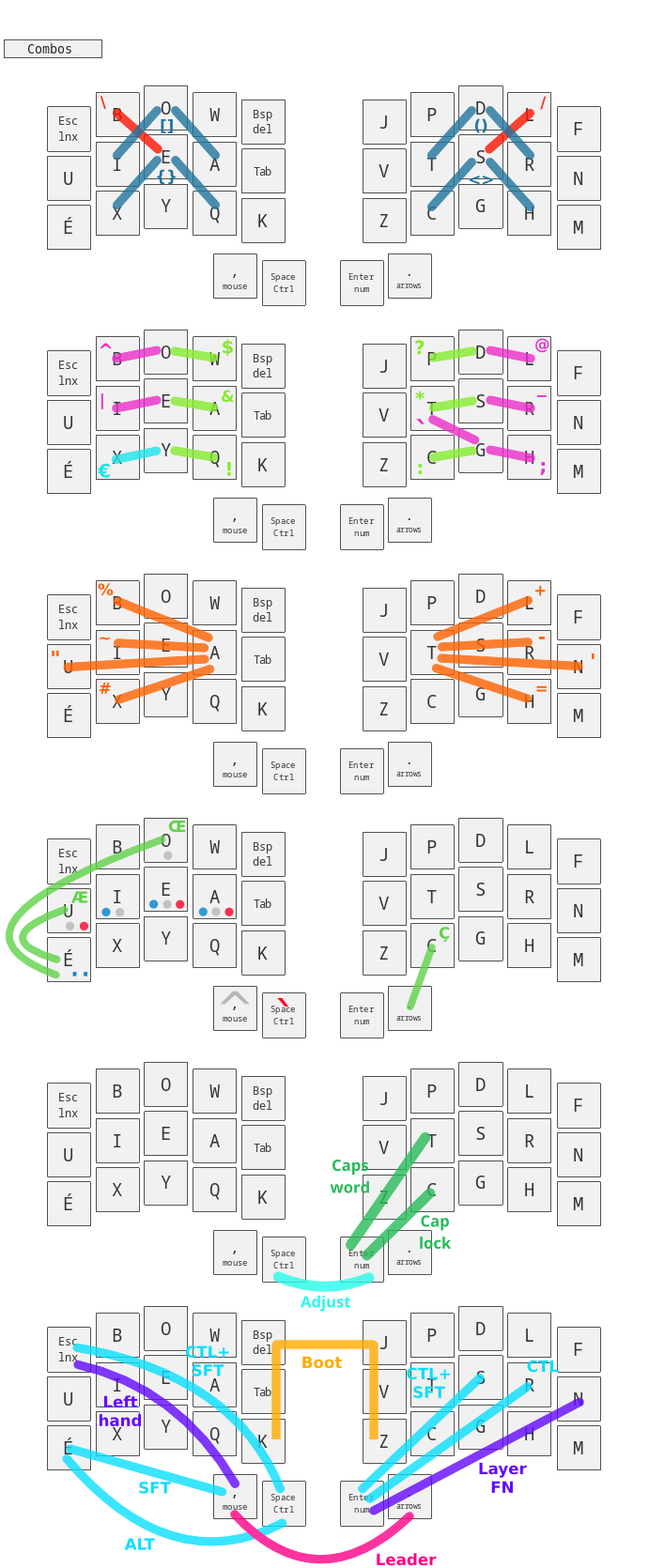
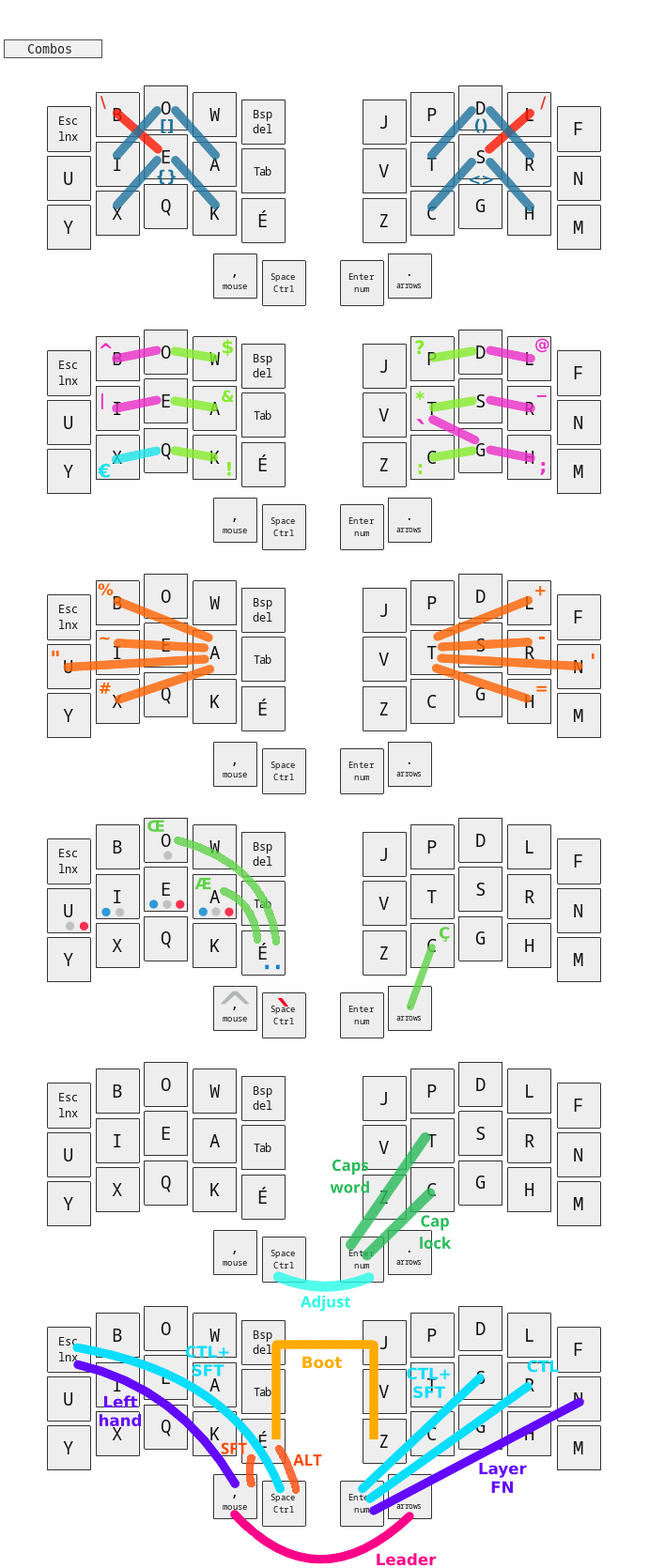
Comparing the layer stacks of the two w=649, h=1568 images. Changes:
painted on "Text" over left=4, top=85, right=601, bottom=1565
painted on "Adjust" over left=240, top=1081, right=481, bottom=1563
"Leader": opacity 80% → 100%, painted on it over left=46, top=994, right=601, bottom=1565
painted on "French" over left=4, top=513, right=601, bottom=1235
painted on "Long" over left=46, top=513, right=601, bottom=795
painted on "Couple" over left=46, top=85, right=601, bottom=394
"Background": opacity 85% → 100%, painted on it over left=4, top=85, right=601, bottom=1565
